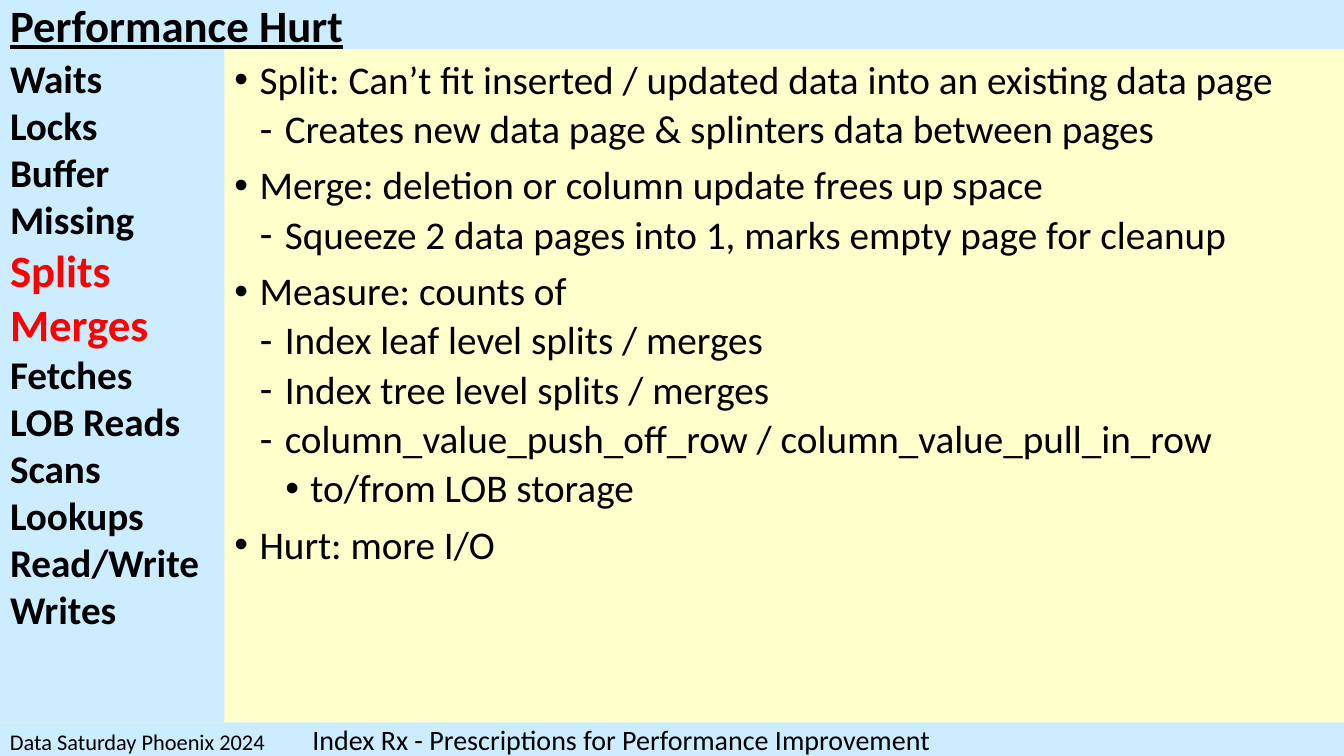
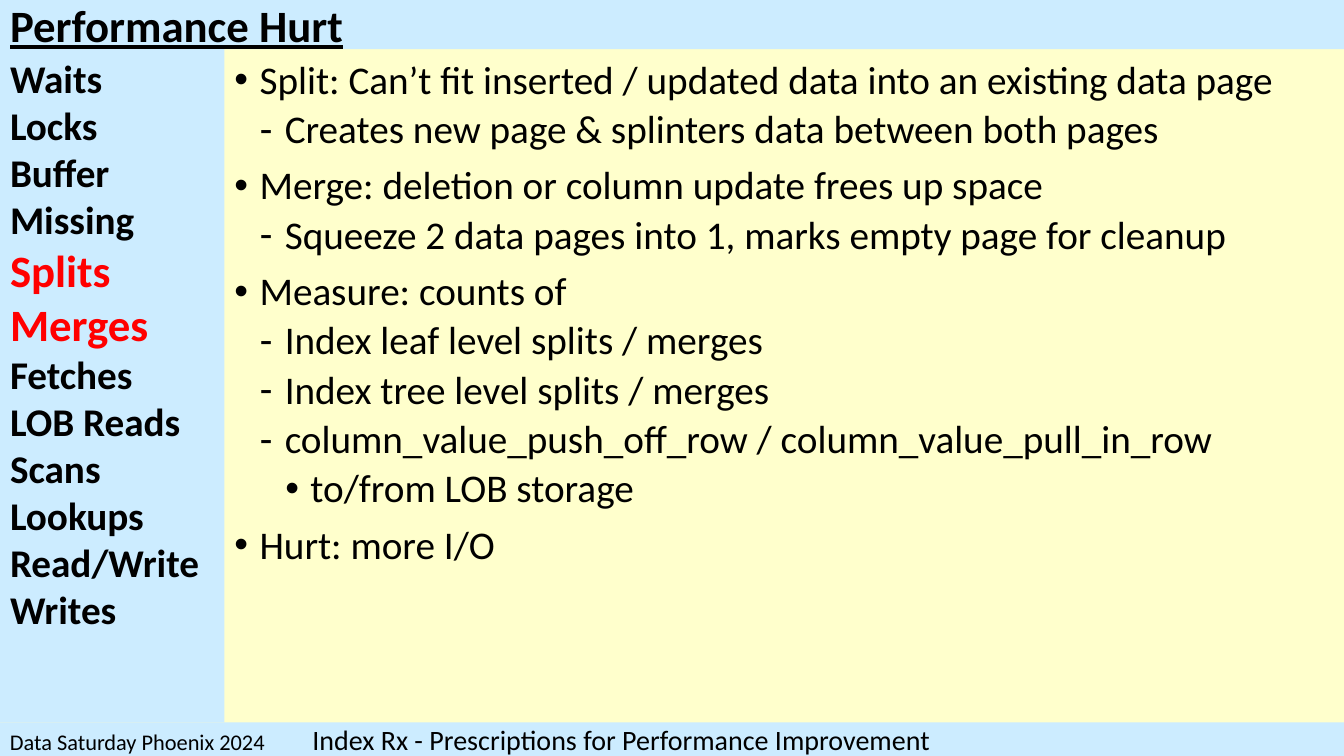
Before and after one commit to SQLXL/SQLXL, a slide deck: slide 16 of SQLXL_Index.pptx. Drawn at 1344x756 pixels with LibreOffice and Linux fonts; fonts in the diff are those of the drawing. Boxes give left, top, right and bottom in pixels: in the first picture for what was removed or moved away, otherwise in the second. Text is boxed around its words. In the diff, an @@ line names an element or a change of style, - is before the commit and + after.

```diff
--- a/SQLXL_Index.pptx
+++ b/SQLXL_Index.pptx
@@ text at (285, 115, 1158, 150): text changed @@
-  ‐ Creates new data page & splinters data between pages
+  ‐ Creates new page & splinters data between both pages
```
Also in this commit, not shown: 9 other slides changed, 1 other file.
